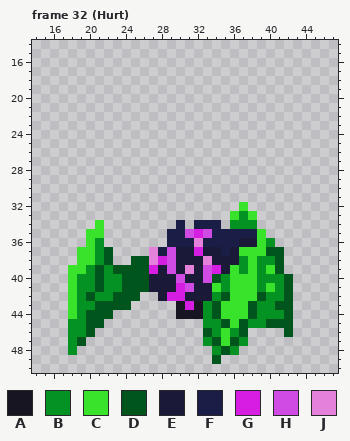
Pixel-art file, stored at Assets/Textures/Enemies/replicante.aseprite. The picture above was drawn from the file before the commit.
64x64 pixels, 34 frames. Shown: frame 32 (Hurt): x 14..47, y 14..50. The commit also changed other frames, which this record leaves out.
Visible layers, top first: "Fleg", "body", "legs", "backleg".
Palette (. is transparent): A #161521  B #049323  C #3ae32b  D #00551c  E #1b1938  F #1a1d45  G #d61ee3  H #cf4be3  J #e381db
Pixels before, frame 32 (Hurt), first column x 18:
32 ...................C.....
33 ..................CBC....
34 ...C........F.FFF.BBB....
35 ..CC.......FFHGHFFFFFC...
36 ..CB.......FFFJFFFFEECB..
37 .CCBD....JFHEEGEEFECCCDD.
38 .CCBD..DDJGHEEEJEEEBCBBD.
39 CCBDBDDDDGEHEJEHGECBCBCD.
40 CBBDBBDDDEEEHEEHDBCCCBBBD
41 CBBDBBDDDEEEGHEECBCCCBCBD
42 CBDBBDDD..EGGEEEBDCCCDBBD
43 CBBDDDD.....AGABDCCCDBBDD
44 CBDDD.......AAABDCCCDBBBD
45 BBDD...........BBDCDBBDDD
46 BBD............DBCBD....D
47 BD.............BDCDB.....
48 B...............BDB......
49 ................D........
After:
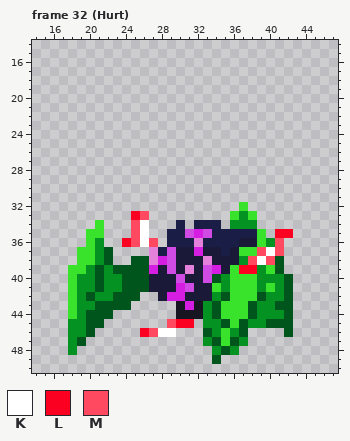
Colours new in this view: K #ffffff  L #fb0021  M #ff4960
The exact change:
Frame 32 (Hurt), layer "Fleg":
Colour K is added in rows 34 to 36 at x 26; in row 46 at x 28 to 29.
Colour K replaces colour B in row 38 at x 39.
Colour K replaces colour D in row 37 at x 40.
Colour L is added in row 33 at x 25; in row 35 at x 41 to 42; in row 36 at x 24; in row 45 at x 30 to 31; in row 46 at x 26.
Colour L replaces colour B in row 39 at x 37.
Colour L replaces colour C in row 39 at x 38.
Colour M is added in row 33 at x 26; in rows 34 to 35 at x 25; in row 36 at x 25, 27 and 41; in row 45 at x 29; in row 46 at x 27.
Colour M replaces colour B in row 38 at x 40.
Colour M replaces colour C in row 37 at x 39; in row 38 at x 38.
Colour M replaces colour D in row 37 at x 41.
